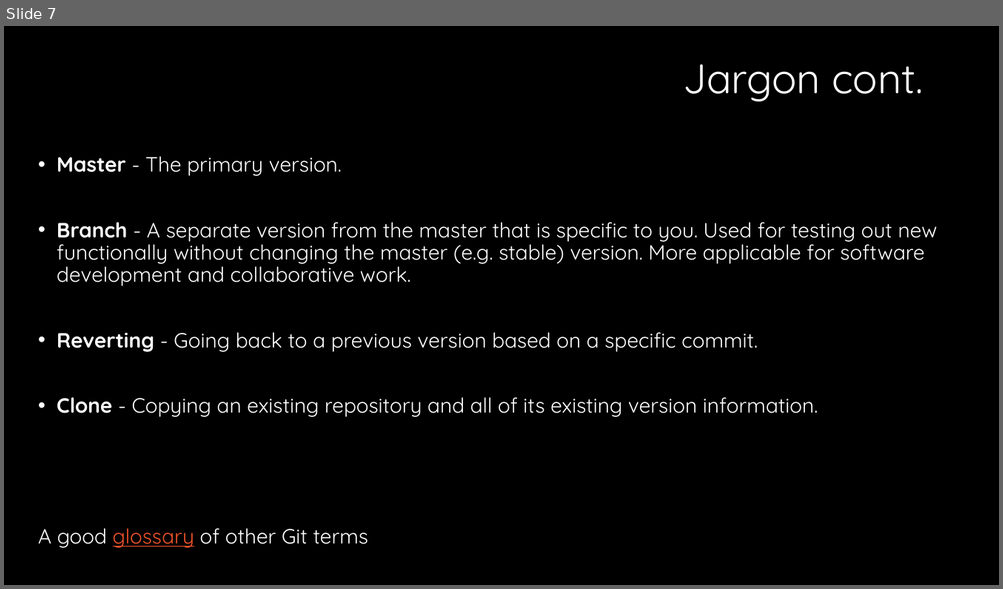
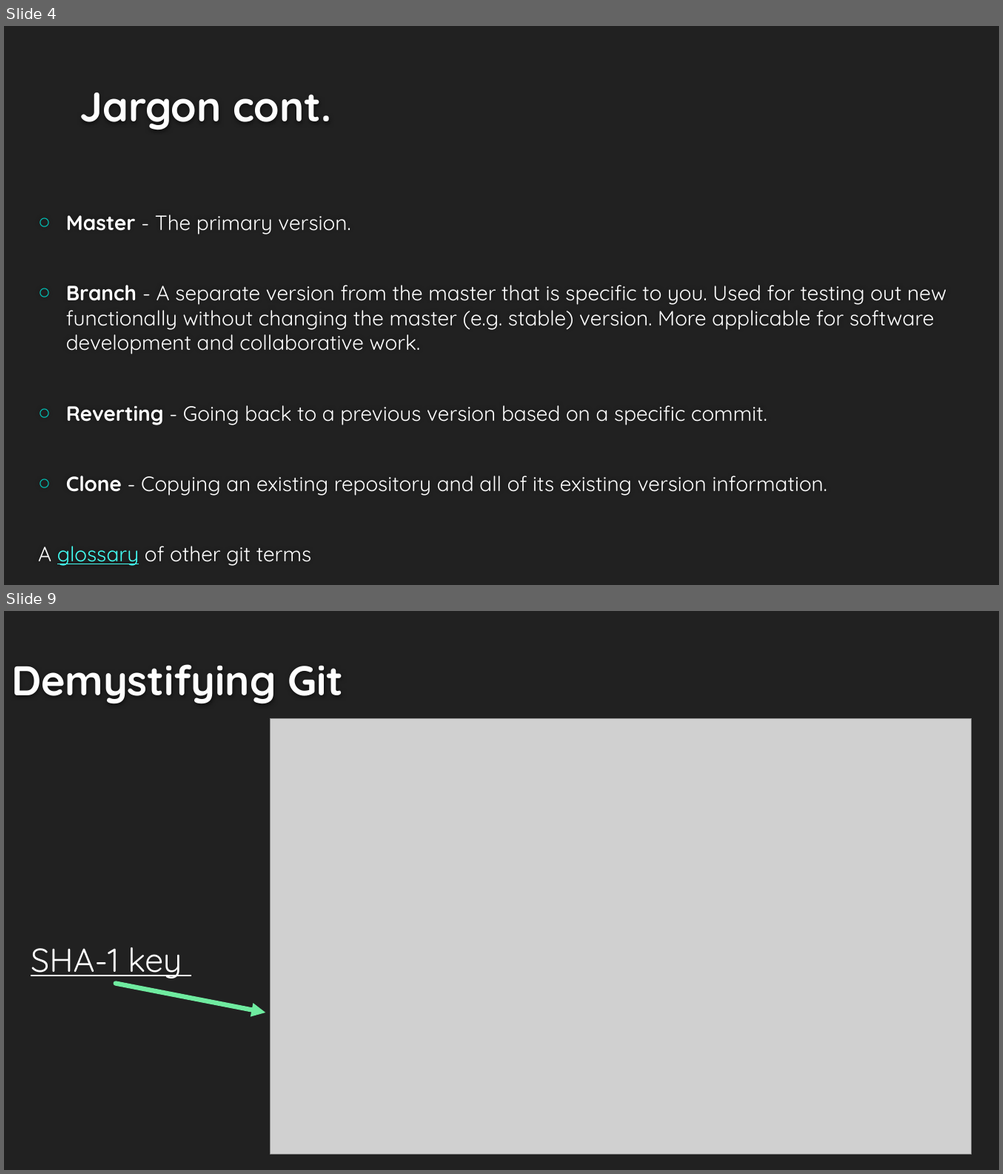
Before and after one commit to smithderek/gitExample, a slide deck: Git and GitHub.pptx. Shown one above the other, each under a label of ours: slide 7 before the commit, slides 4 and 9 after it; the slides between them are not shown. The pictures are 1003x589 and 1003x1174 pixels, drawn with LibreOffice and Linux fonts; fonts in the diff are those of the drawing; grey boxes stand for pictures; background and template pictures are left out. Boxes give left, top, right and bottom in pixels: in the first picture for what was removed or moved away, otherwise in the second. Text is boxed around its words. In the diff, an @@ line names an element or a change of style, - is before the commit and + after.

```diff
--- a/Git and GitHub.pptx
+++ b/Git and GitHub.pptx
@@ slide 9 added at (x1=4, y1=611, x2=999, y2=1170), background #212121 @@
@@ title added at (x1=11, y1=664, x2=343, y2=703), 40 pt, text #FEFEFE, bold @@
+Demystifying Git
@@ picture added at (x1=270, y1=718, x2=971, y2=1155) @@
@@ text added at (x1=31, y1=948, x2=182, y2=982), 32 pt, text #FFFFFF, underline @@
+SHA-1 key
@@ arrow added from (116, 984) to (265, 1013), #6FEBA0 4.5 pt @@
@@ what was slide 7 is now slide 4 @@
@@ slide 4 changed as well @@
@@ background #000000 to #212121 @@
@@ title "Jargon cont." at (x1=79, y1=93, x2=331, y2=130): text colour #FFFFFF to #FEFEFE, bold on; alignment right to left; line spacing 0.9 to 1; vertical alignment middle to bottom @@
@@ text "Master - The primary version." moved from (x1=38, y1=156, x2=937, y2=548) to (x1=38, y1=215, x2=946, y2=566) @@
@@ text "Master - The primary version." at (x1=38, y1=215, x2=946, y2=566): vertical alignment top to middle @@
@@ text at (x1=66, y1=215, x2=946, y2=496): bullet • to ○; line spacing 0.9 to 1 @@
@@ text at (x1=38, y1=546, x2=311, y2=566): text changed @@
-A good glossary of other Git terms
+A glossary of other git terms
```
Also in this commit, not shown: 11 other slides changed, 13 other slides added, 2 slides removed.
